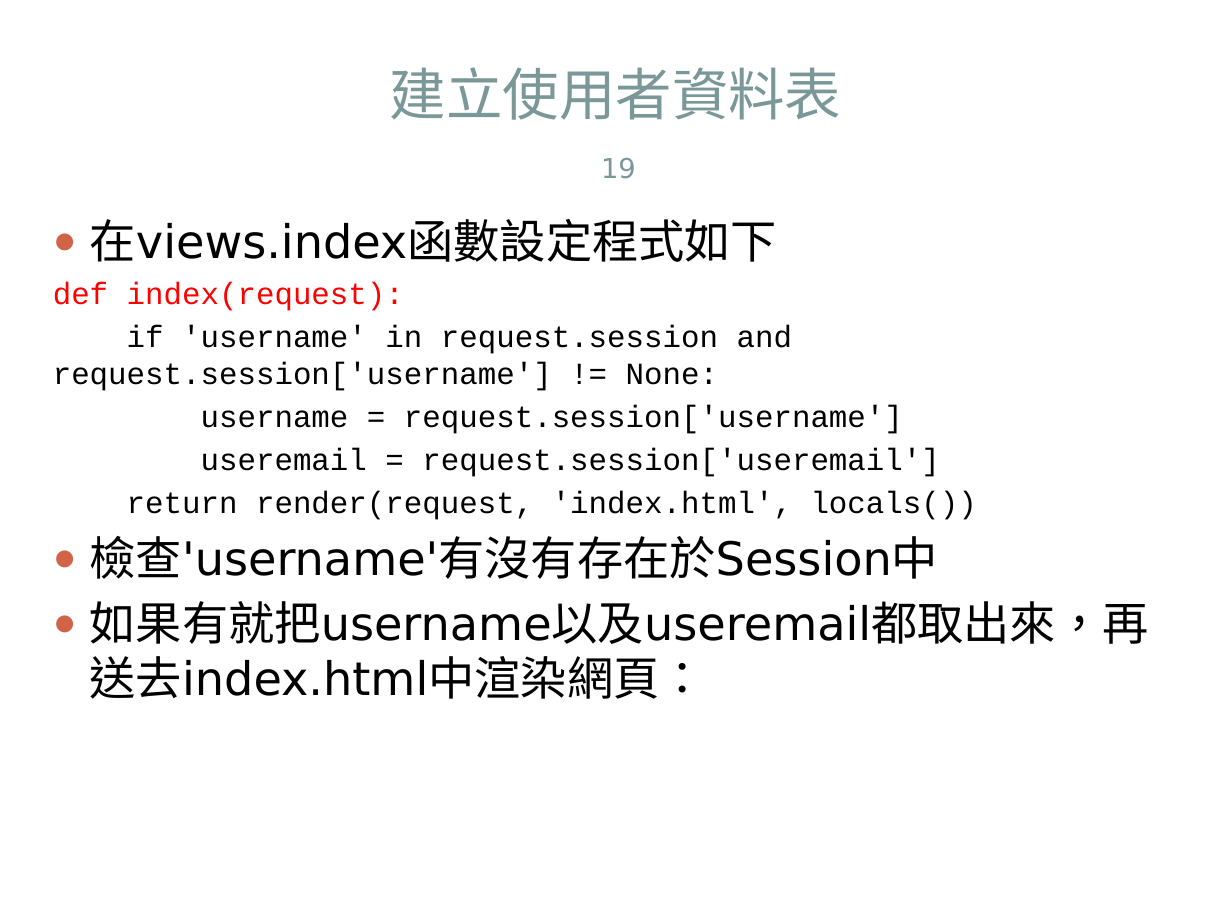
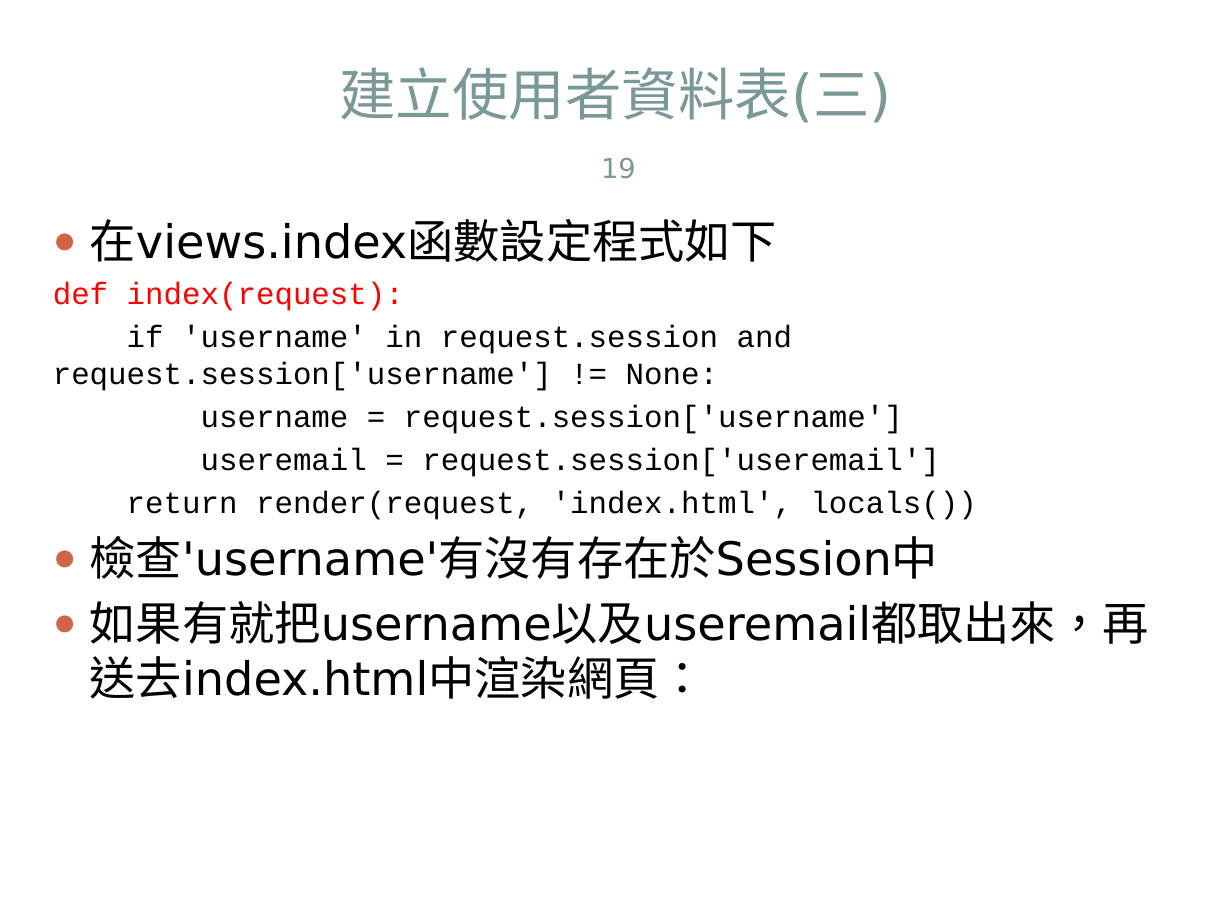
Before and after one commit to jacktea88/406django, a slide deck: slide 19 of ch09/Django4-ch09.pptx. Drawn at 1232x924 pixels with LibreOffice and Linux fonts; fonts in the diff are those of the drawing. Boxes give left, top, right and bottom in pixels: in the first picture for what was removed or moved away, otherwise in the second. Text is boxed around its words. In the diff, an @@ line names an element or a change of style, - is before the commit and + after.

```diff
--- a/ch09/Django4-ch09.pptx
+++ b/ch09/Django4-ch09.pptx
@@ title at (x1=339, y1=67, x2=891, y2=123): text changed @@
-建立使用者資料表
+建立使用者資料表(三)
```
Also in this commit, not shown: 22 other slides changed, 5 other files.
